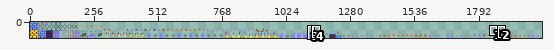
Sprite sheet, stored at assets/textures/texture1/atlas.png. Above, an overview of the earlier version with the close-up marked.
Close-up. As it was:
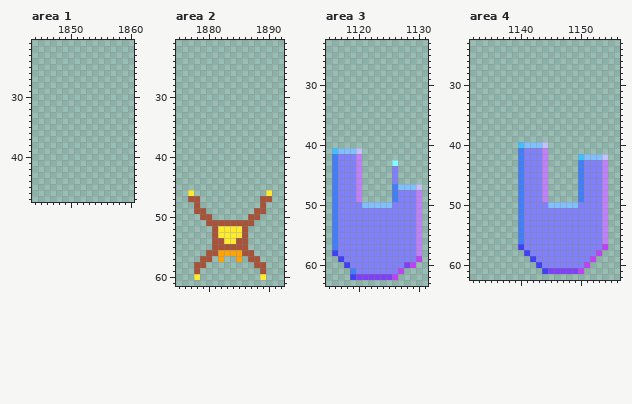
The file is 2048x64 pixels. Pixels under 10% opacity are left out. Colours within 5 levels of each other are drawn and written as one. Shown: area 1: x 1844..1860, y 21..47; area 2: x 1875..1892, y 21..61; area 3: x 1115..1131, y 23..63; area 4: x 1132..1156, y 23..62. The wide view leaves out empty margins. The commit also changed other parts of the picture, which this record leaves out.
The result:
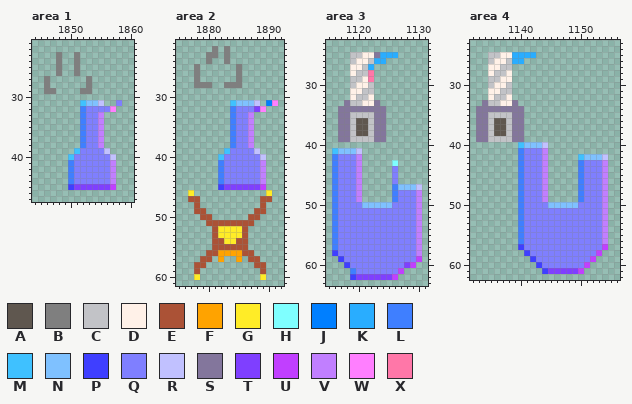
Palette (. is transparent): A #5f574f  B #7f7f7f  C #c2c3c7  D #fff1e8  E #ab5236  F #ffa300  G #ffec27  H #7fffff  J #007fff  K #29adff  L #3f7fff  M #3fc1ff  N #7fc1ff  P #3f3fff  Q #7f7fff  R #c1c1ff  S #83769c  T #7f3fff  U #c13fff  V #c17fff  W #ff7fff  X #ff77a8
Changes in this commit:
Area 1:
y 23..26: x 1848 . -> B; x 1851 . -> B
y 27..28: x 1846 . -> B; x 1853 . -> B
y 29: x 1846..1847 .. -> BB; x 1852..1853 .. -> BB
y 31: x 1852..1855 .... -> MNNR; x 1858 . -> Q
y 32: x 1852..1857 ...... -> LQQQQW
y 33..38: x 1852..1855 .... -> LQQV
y 39: x 1851..1856 ...... -> MQQQQR
y 40: x 1850..1857 ........ -> MQQQQQQR
y 41..44: x 1850..1857 ........ -> LQQQQQQV
y 45: x 1850..1857 ........ -> PTTTTTTU
Area 2:
y 22: x 1881 . -> B; x 1883 . -> B
y 23: x 1880..1881 .. -> BB; x 1883 . -> B
y 24: x 1880 . -> B; x 1883 . -> B
y 25..27: x 1878 . -> B; x 1885 . -> B
y 28: x 1878..1880 ... -> BBB; x 1883..1885 ... -> BBB
y 31: x 1884..1888 ..... -> MNNNR; x 1890..1891 .. -> JW
y 32: x 1884..1889 ...... -> LQQQTW
y 33..38: x 1884..1887 .... -> LQQV
y 39: x 1883..1888 ...... -> MQQQQR
y 40: x 1882..1889 ........ -> MQQQQQQR
y 41..44: x 1882..1889 ........ -> LQQQQQQV
y 45: x 1882..1889 ........ -> PTTTTTTU
Area 3:
y 25: x 1119..1126 ........ -> CCDDSKKK
y 26: x 1119..1124 ...... -> CDDCKK
y 27: x 1119..1122 .... -> DDCK
y 28: x 1119..1122 .... -> DCCX
y 29: x 1119..1122 .... -> CCDX
y 30: x 1119..1122 .... -> CDDC
y 31: x 1119..1122 .... -> DDCC
y 32: x 1119..1122 .... -> DCCD
y 33: x 1118..1123 ...... -> SCCDDS
y 34: x 1117..1124 ........ -> SSSSSSSS
y 35: x 1117..1124 ........ -> SSCCCCSS
y 36..38: x 1117..1124 ........ -> SSCAACSS
y 39: x 1117..1124 ........ -> SSCCCCSS
Area 4:
y 25: x 1135..1142 ........ -> CCDDKKKK
y 26: x 1135..1140 ...... -> CDDCKK
y 27: x 1135..1138 .... -> DDCC
y 28: x 1135..1138 .... -> DCCD
y 29: x 1135..1138 .... -> CCDD
y 30: x 1135..1138 .... -> CDDC
y 31: x 1135..1138 .... -> DDCC
y 32: x 1135..1138 .... -> DCCD
y 33: x 1134..1139 ...... -> SCCDDS
y 34: x 1133..1140 ........ -> SSSSSSSS
y 35: x 1133..1140 ........ -> SSCCCCSS
y 36..38: x 1133..1140 ........ -> SSCAACSS
y 39: x 1133..1140 ........ -> SSCCCCSS
